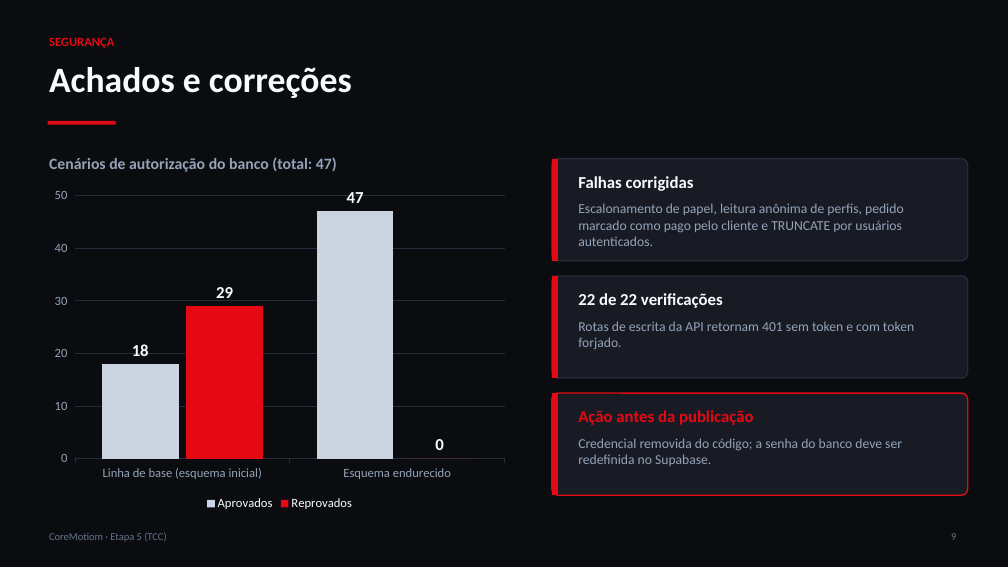
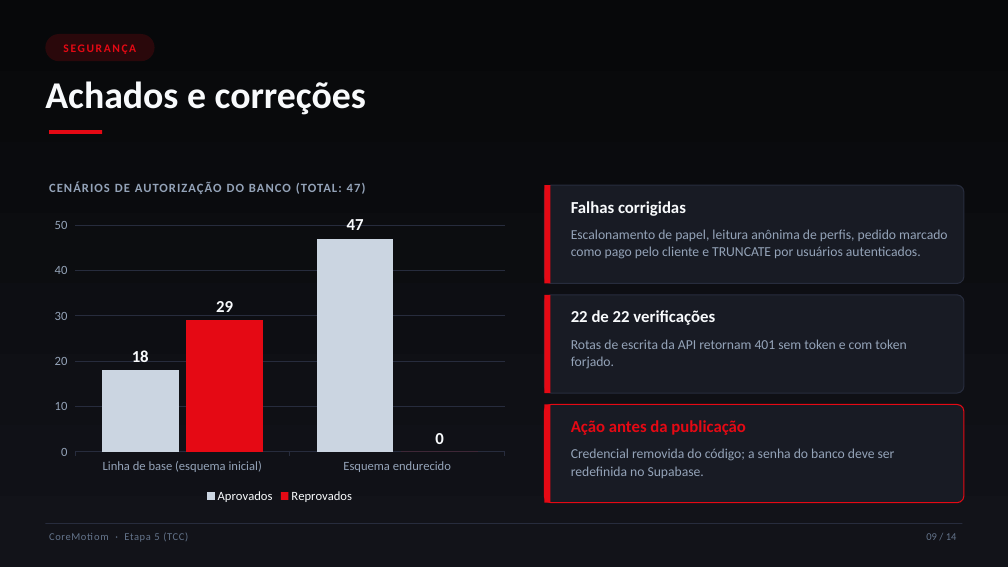
Before and after one commit to MattheusHKrainski/-CoreMotion, a slide deck: slide 9 of apresentacao-coremotiom/CoreMotiom-apresentacao.pptx. Drawn at 1008x567 pixels with LibreOffice and Linux fonts; fonts in the diff are those of the drawing. Boxes give left, top, right and bottom in pixels: in the first picture for what was removed or moved away, otherwise in the second. Text is boxed around its words. In the diff, an @@ line names an element or a change of style, - is before the commit and + after.

```diff
--- a/apresentacao-coremotiom/CoreMotiom-apresentacao.pptx
+++ b/apresentacao-coremotiom/CoreMotiom-apresentacao.pptx
@@ background #0B0C10 to gradient #121319 to #07080A @@
@@ rounded rectangle "SEGURANÇA" resized from (x1=49, y1=37, x2=114, y2=48) to (x1=45, y1=34, x2=154, y2=61) @@
@@ rounded rectangle "SEGURANÇA" at (x1=45, y1=34, x2=154, y2=61): size 12 to 11 pt, letter spacing 0 to 1.5 pt; alignment left to centre; vertical alignment top to middle; fill none to #E50914 at 16% opacity @@
@@ text "Achados e correções" moved from (x1=49, y1=67, x2=352, y2=98) to (x1=45, y1=81, x2=366, y2=115) @@
@@ text "Achados e correções" at (x1=45, y1=81, x2=366, y2=115): size 34 to 36 pt @@
@@ rectangle resized from (x1=48, y1=121, x2=116, y2=125) to (x1=49, y1=130, x2=102, y2=134) @@
@@ text at (x1=49, y1=181, x2=366, y2=194): text changed; size 15 to 12 pt @@
-Cenários de autorização do banco (total: 47)
+CENÁRIOS DE AUTORIZAÇÃO DO BANCO (TOTAL: 47)
@@ rectangle moved from (x1=552, y1=159, x2=558, y2=261) to (x1=544, y1=185, x2=551, y2=284) @@
@@ rounded rectangle at (x1=544, y1=185, x2=964, y2=284): outline #272C3D 1.25 pt to #272C3D 1 pt; proportions changed @@
@@ rounded rectangle resized from (x1=552, y1=159, x2=968, y2=261) to (x1=544, y1=185, x2=964, y2=284) @@
@@ text "Falhas corrigidas" moved from (x1=578, y1=176, x2=694, y2=191) to (x1=571, y1=201, x2=686, y2=216) @@
@@ column chart resized from (x1=45, y1=181, x2=514, y2=514) to (x1=45, y1=212, x2=514, y2=507) @@
@@ line spacing 1 to 1.05 in 3 elements at (x1=571, y1=448, x2=895, y2=478), (x1=571, y1=339, x2=906, y2=368), (x1=571, y1=229, x2=947, y2=259) @@
@@ text "Escalonamento de papel, leitura anônima ..." moved from (x1=578, y1=203, x2=904, y2=246) to (x1=571, y1=229, x2=947, y2=259) @@
@@ rectangle resized from (x1=552, y1=276, x2=558, y2=378) to (x1=544, y1=295, x2=551, y2=393) @@
@@ rounded rectangle resized from (x1=552, y1=276, x2=968, y2=378) to (x1=544, y1=295, x2=964, y2=393) @@
@@ rounded rectangle at (x1=544, y1=295, x2=964, y2=393): outline #272C3D 1.25 pt to #272C3D 1 pt; proportions changed @@
@@ text "22 de 22 verificações" moved from (x1=578, y1=293, x2=723, y2=308) to (x1=571, y1=310, x2=715, y2=325) @@
@@ text "Rotas de escrita da API ..." moved from (x1=578, y1=321, x2=914, y2=350) to (x1=571, y1=339, x2=906, y2=368) @@
@@ rectangle resized from (x1=552, y1=393, x2=558, y2=495) to (x1=544, y1=405, x2=551, y2=503) @@
@@ rounded rectangle resized from (x1=552, y1=393, x2=968, y2=495) to (x1=544, y1=405, x2=964, y2=503) @@
@@ rounded rectangle at (x1=544, y1=405, x2=964, y2=503): outline #E50914 1.25 pt to #E50914 1 pt; proportions changed @@
@@ text "Ação antes da publicação" moved from (x1=578, y1=410, x2=754, y2=425) to (x1=571, y1=420, x2=746, y2=435) @@
@@ text "Credencial removida do código; a ..." moved from (x1=578, y1=438, x2=902, y2=466) to (x1=571, y1=448, x2=895, y2=478) @@
@@ text "CoreMotiom · Etapa 5 (TCC)" at (x1=124, y1=532, x2=188, y2=542): letter spacing 0 to 0.6 pt @@
@@ rectangle added at (x1=45, y1=523, x2=963, y2=524), fill #272C3D @@
@@ text added at (x1=926, y1=533, x2=957, y2=540), 10 pt, text #64748B @@
+09 / 14
@@ text removed at (x1=951, y1=533, x2=956, y2=540) @@
-9
```
Also in this commit, not shown: 13 other slides changed, 1 other file.
